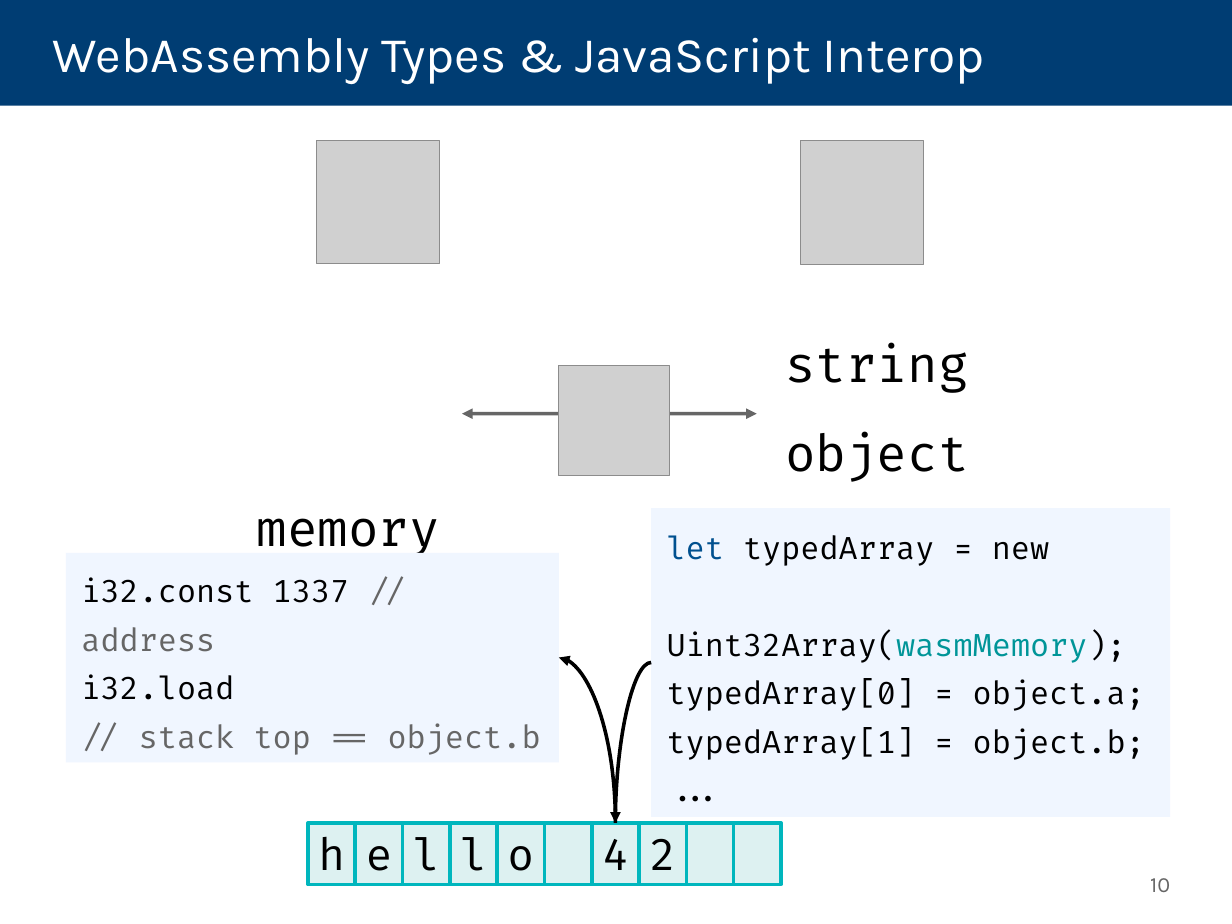
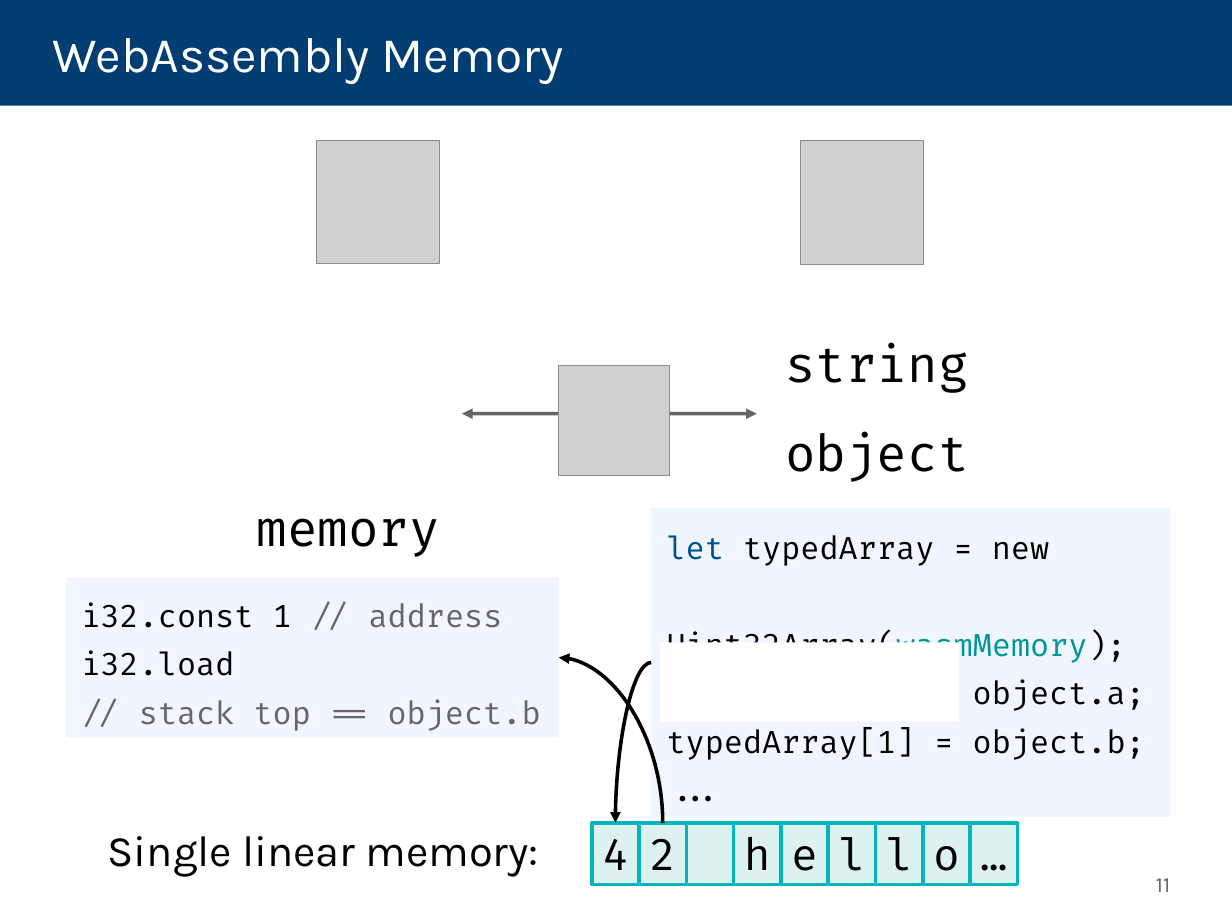
Before and after one commit to danleh/wasabi, a slide deck: slide 11 of 2018-04-11 Presentation/own-work.odp (slide 10 before the commit). Drawn at 1232x924 pixels with LibreOffice and Linux fonts; fonts in the diff are those of the drawing; grey boxes stand for pictures. Boxes give left, top, right and bottom in pixels: in the first picture for what was removed or moved away, otherwise in the second. Text is boxed around its words. In the diff, an @@ line names an element or a change of style, - is before the commit and + after.

```diff
--- a/2018-04-11 Presentation/own-work.odp
+++ b/2018-04-11 Presentation/own-work.odp
@@ title at [53,38,563,84]: text changed @@
-WebAssembly Types & JavaScript Interop
+WebAssembly Memory
@@ rectangle "i32.const 1 // address": place and size @@
-rectangle "i32.const 1 // address" at [66,553,559,764]
+rectangle "i32.const 1 // address" at [66,578,559,738]
@@ text in rectangle at [81,602,503,628]: text changed @@
-i32.const 1337 // address
+i32.const 1 // address
@@ curved arrow moved from (616, 823) - (559, 657) to (663, 823) - (559, 657) @@
@@ rectangle added at [661,643,960,722], fill #FFFFFF @@
@@ text added at [108,836,539,877], 28 pt, text #000000 @@
+Single linear memory:
@@ rectangle removed at [544,823,591,884] @@
@@ 5 rectangles: place and size @@
-5 rectangles at [309,823,544,884]
+5 rectangles at [733,823,970,884]
@@ text in rectangle at [970,823,1017,884]: text added @@
+…
@@ rectangle "…": place and size @@
-rectangle "…" at [733,823,780,884]
+rectangle "…" at [970,823,1017,884]
@@ page number at [1156,878,1170,892]: text changed @@
-10
+11
```
Also in this commit, not shown: 3 other slides changed, 11 slides added, 4 slides removed, 2 other files.
